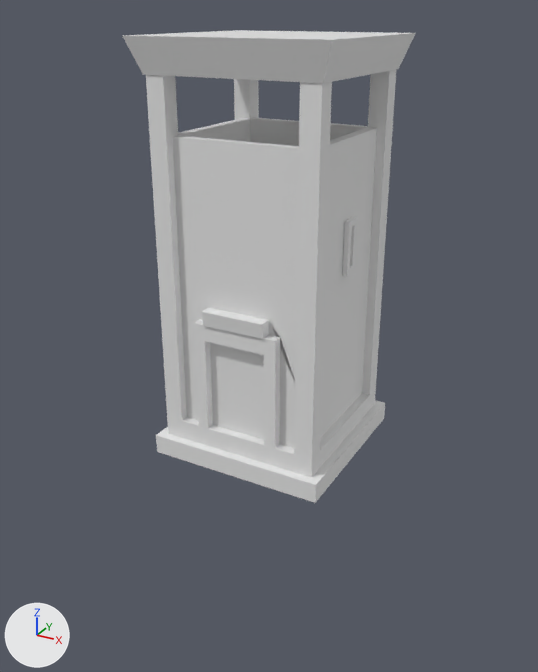
Renders of the COLLADA model binaries/data/mods/public/art/meshes/structural/kart_scout_tower.dae from each side of a commit.
One viewpoint serves both versions: a 50 mm lens placed at (0.364, -0.677, 0.465), pointed at (-0.006, -0.003, 0.127). The lights are fixed; the arrows at lower left show +X, +Y and +Z. Materials are left out; every surface is plain grey. Where no turn or scale is listed for an object, it has been applied to the vertices.

The first picture shows 'Scout_Tower'.
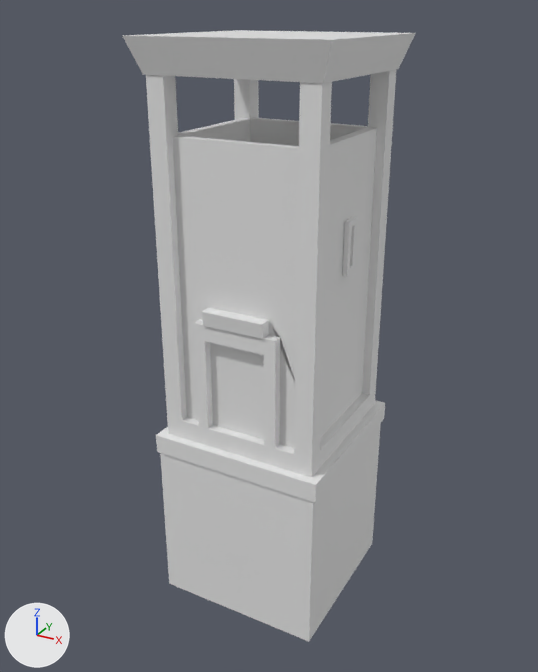
The newer file is also turned or shifted as a whole; pictures and numbers use the older file's frame.

Boxes [x1, y1, x2, y2] around the edits, measured in the pictures (538 x 672 px):
'Scout_Tower', reshaped (29% taller): before [122, 30, 416, 503]; after [122, 30, 416, 641]
part 1 of me_scout_towermesh, added: after [160, 423, 381, 641]

What changed in the scene script:
```text
Change me_scout_towermesh:
    where me_scout_towermesh.from_pydata(...)  # 240 vertices, 414 faces; spans x -0.024..0.185, y -0.104..0.098, z -0.244..0.199
    used by ob_scout_tower; location = (-0.08, 0.002, 0.244)
    verts and faces of me_scout_towermesh; kept vertices keep their numbers, new ones are numbered from 240
    me_scout_towermesh part 1
    add verts[240] = (-0.016, -0.1, -0.436)  # pixel (169, 583)
    add verts[241] = (-0.016, 0.094, -0.436)
    add verts[242] = (-0.016, -0.1, -0.242)  # pixel (160, 450)
    add verts[243] = (-0.016, 0.094, -0.242)
    add for new, old in zip([*range(244, 248)], [*range(240, 244)]): verts[new] = verts[old] + (0.194, 0.0, 0.0)
    add faces += [(240, 244, 246, 242), (240, 242, 243, 241), (241, 243, 247, 245), (244, 245, 247, 246)]
```
